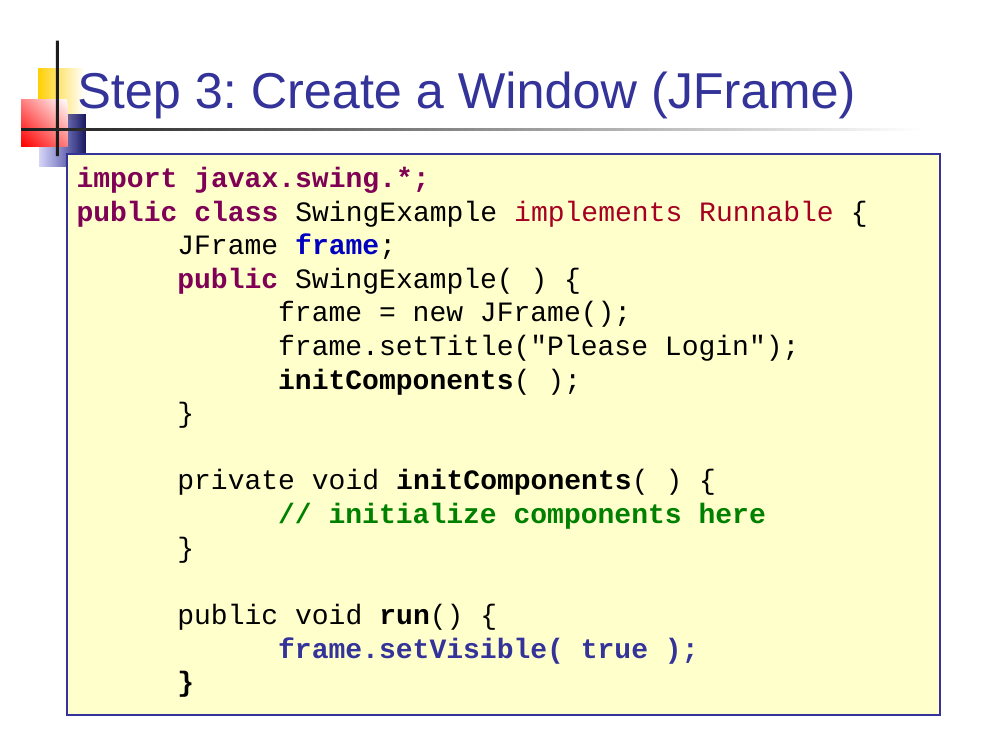
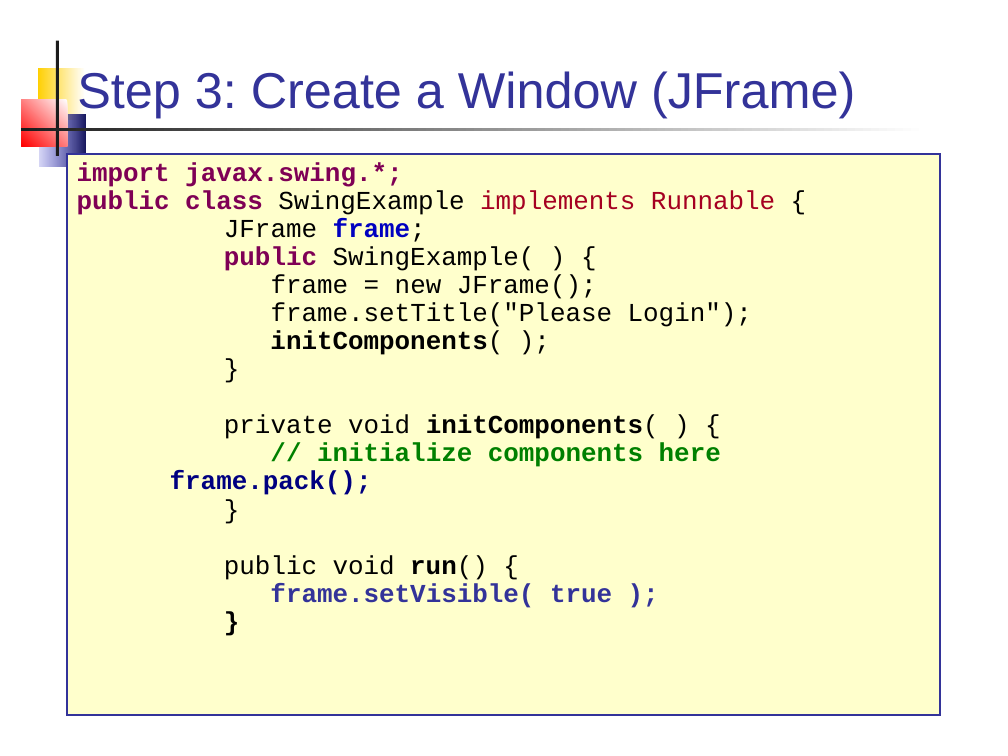
Before and after one commit to skeoop/skeoop.github.io, a slide deck: slide 29 of week6/Graphics-1.ppt. Drawn at 1008x756 pixels with LibreOffice and Linux fonts; fonts in the diff are those of the drawing. Boxes give left, top, right and bottom in pixels: in the first picture for what was removed or moved away, otherwise in the second. Text is boxed around its words. In the diff, an @@ line names an element or a change of style, - is before the commit and + after.

```diff
--- a/week6/Graphics-1.ppt
+++ b/week6/Graphics-1.ppt
@@ text at box(77, 162, 775, 608): size 20 to 18.5 pt; line spacing 1 to 0.9 @@
@@ text at box(170, 470, 372, 495): paragraph added @@
+frame.pack();
```
Also in this commit, not shown: 3 other slides changed, 1 slide added, 3 other files.
